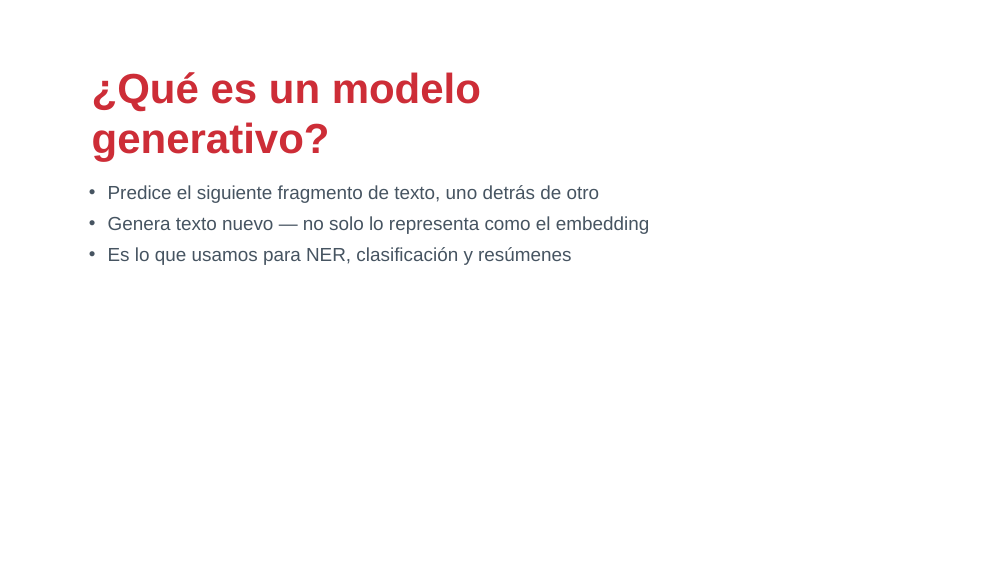
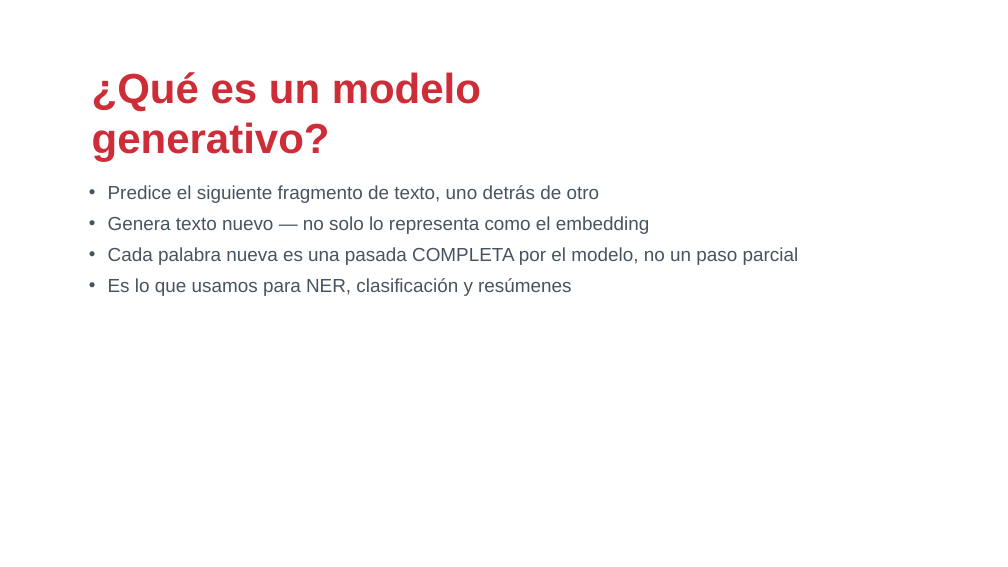
Before and after one commit to drj3ky11/FearOfTheDark, a slide deck: slide 18 of bloque3_setup/csbc26_b3_setup.pptx (slide 15 before the commit). Drawn at 1008x567 pixels with LibreOffice and Linux fonts; fonts in the diff are those of the drawing; background and template pictures are left out. Boxes give left, top, right and bottom in pixels: in the first picture for what was removed or moved away, otherwise in the second. Text is boxed around its words. In the diff, an @@ line names an element or a change of style, - is before the commit and + after.

Commit message:
docs(bloque3): reescribir demo_pipeline.ipynb y ampliar ppt con Ollama en profundidad
- demo_pipeline.ipynb pasa de pipeline de Carding Forums (no correspondía a
  este bloque) a una demo desglosada de Ollama: instalación/arquitectura,
  gestión de modelos (librería oficial y Hugging Face), generate/chat/embed
  paso a paso, y ajuste de generación (options, num_ctx). Ejecutado de punta
  a punta contra Ollama real, sin outputs simulados.
- csbc26_b3_setup.pptx: nuevas diapositivas sobre options/num_ctx, el bucle
  autorregresivo de generación, qué son los parámetros de un modelo
  (corrige la confusión parámetros=iteraciones) y cuantización a nivel de
  bits (Q4_K_M).
- nuevo generador assets/generate_generation_loop_diagram.py para el
  diagrama del bucle de generación.

```diff
--- a/bloque3_setup/csbc26_b3_setup.pptx
+++ b/bloque3_setup/csbc26_b3_setup.pptx
@@ text at (108,247,799,265): paragraph added @@
+• Cada palabra nueva es una pasada COMPLETA por el modelo, no un paso parcial
```
Also in this commit, not shown: 1 other slide changed, 6 slides added, 2 other files.
